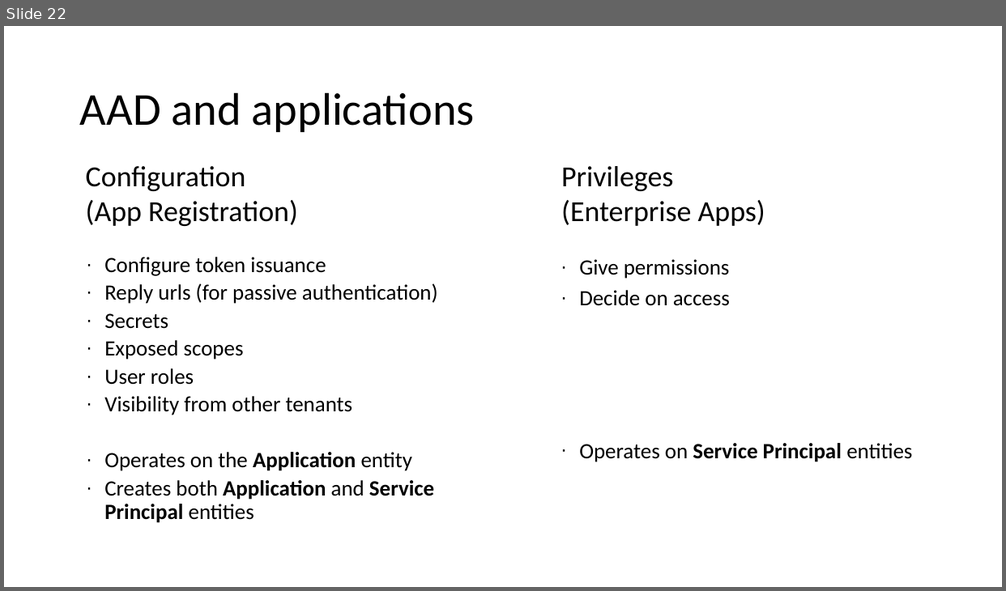
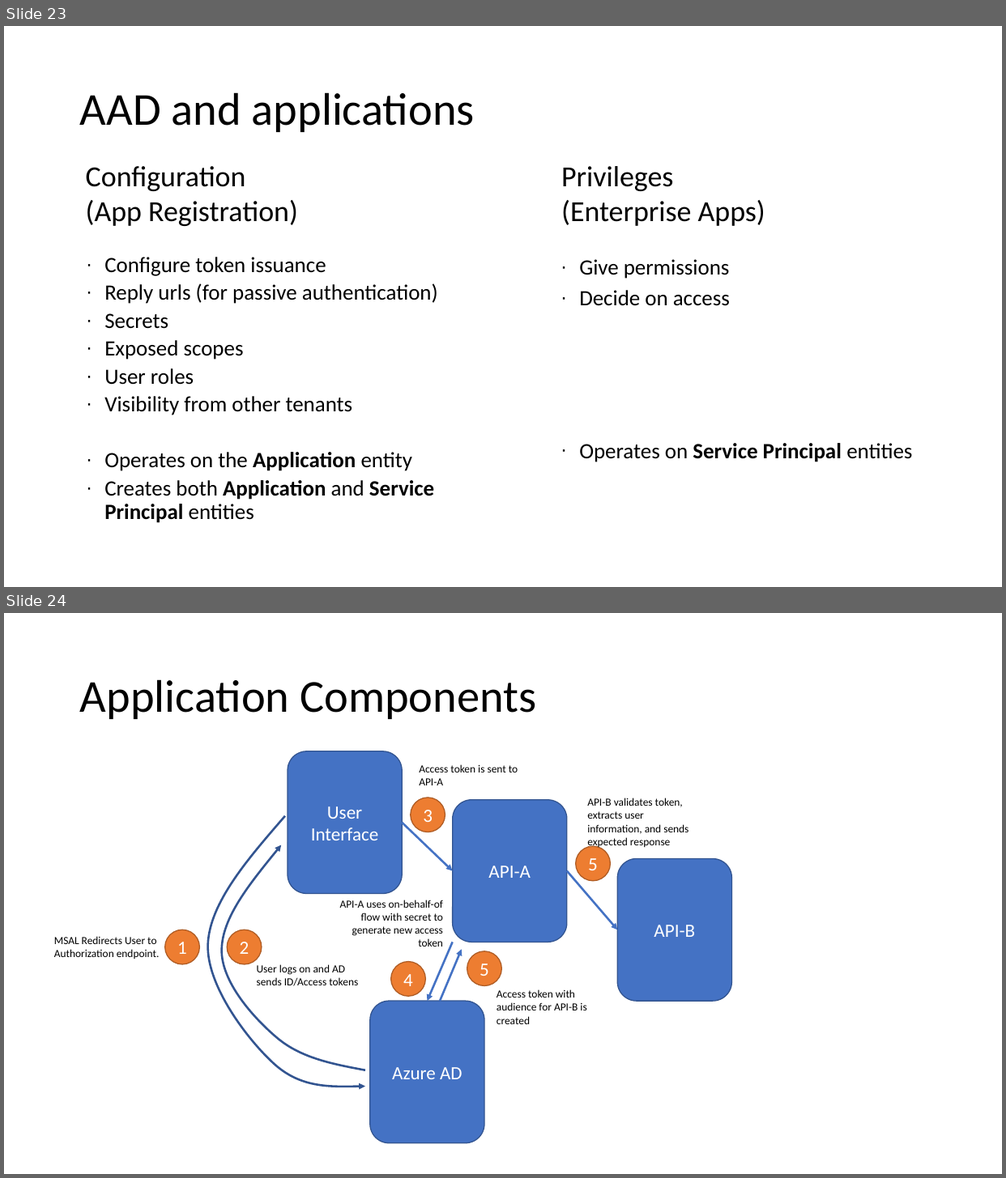
Before and after one commit to MattRuwe/azure-onbehalfof-flow, a slide deck: Presentation.pptx. Shown one above the other, each under a label of ours: slide 22 before the commit, slides 23 and 24 after it. The pictures are 1006x591 and 1006x1178 pixels, drawn with LibreOffice and Linux fonts; fonts in the diff are those of the drawing. Boxes give left, top, right and bottom in pixels: in the first picture for what was removed or moved away, otherwise in the second. Text is boxed around its words. In the diff, an @@ line names an element or a change of style, - is before the commit and + after.

```diff
--- a/Presentation.pptx
+++ b/Presentation.pptx
@@ slide 24 added at bbox=[4, 613, 1002, 1174], background #FFFFFF @@
@@ title added at bbox=[80, 679, 536, 719], 44 pt, text #000000 @@
+Application Components
@@ rounded rectangle added at bbox=[288, 752, 403, 894], fill #4472C4, outline #325491 1 pt, 18 pt, text #FFFFFF @@
+User Interface
@@ text added at bbox=[419, 764, 518, 786], 10.5 pt, text #000000 @@
+Access token is sent to API-A
@@ ellipse added at bbox=[411, 798, 445, 833], fill #ED7D31, outline #AF5C24 1 pt, 18 pt, text #FFFFFF @@
+3
@@ rounded rectangle added at bbox=[453, 800, 567, 943], fill #4472C4, outline #325491 1 pt, 18 pt, text #FFFFFF @@
+API-A
@@ text added at bbox=[587, 798, 688, 848], 10.5 pt, text #000000 @@
+API-B validates token, extracts user information, and sends expected response
@@ freeform shape added at bbox=[207, 815, 364, 1087], outline #325491 2 pt @@
@@ arrow added from (403, 823) to (453, 871), #4472C4 2 pt @@
@@ freeform shape added at bbox=[222, 845, 365, 1071], outline #325491 2 pt @@
@@ ellipse added at bbox=[576, 846, 611, 881], fill #ED7D31, outline #AF5C24 1 pt, 18 pt, text #FFFFFF @@
+5
@@ arrow added from (567, 871) to (618, 930), #4472C4 2 pt @@
@@ rounded rectangle added at bbox=[618, 858, 732, 1001], fill #4472C4, outline #325491 1 pt, 18 pt, text #FFFFFF @@
+API-B
@@ text added at bbox=[340, 900, 443, 947], 10.5 pt, text #000000 @@
+API-A uses on-behalf-of flow with secret to generate new access token
@@ text added at bbox=[54, 936, 160, 959], 10.5 pt, text #000000 @@
+MSAL Redirects User to Authorization endpoint.
@@ ellipse added at bbox=[165, 930, 199, 964], fill #ED7D31, outline #AF5C24 1 pt, 18 pt, text #FFFFFF @@
+1
@@ ellipse added at bbox=[227, 930, 262, 964], fill #ED7D31, outline #AF5C24 1 pt, 18 pt, text #FFFFFF @@
+2
@@ arrow added from (453, 943) to (427, 1002), #4472C4 2 pt @@
@@ arrow added from (440, 1002) to (462, 950), #4472C4 2 pt @@
@@ ellipse added at bbox=[467, 952, 502, 986], fill #ED7D31, outline #AF5C24 1 pt, 18 pt, text #FFFFFF @@
+5
@@ text added at bbox=[257, 965, 358, 986], 10.5 pt, text #000000 @@
+User logs on and AD sends ID/Access tokens
@@ ellipse added at bbox=[391, 962, 425, 996], fill #ED7D31, outline #AF5C24 1 pt, 18 pt, text #FFFFFF @@
+4
@@ text added at bbox=[496, 990, 586, 1024], 10.5 pt, text #000000 @@
+Access token with audience for API-B is created
@@ rounded rectangle added at bbox=[370, 1002, 484, 1144], fill #4472C4, outline #325491 1 pt, 18 pt, text #FFFFFF @@
+Azure AD
@@ what was slide 22 is now slide 23 @@
```
Also in this commit, not shown: 1 slide changed, 1 other slide added.
